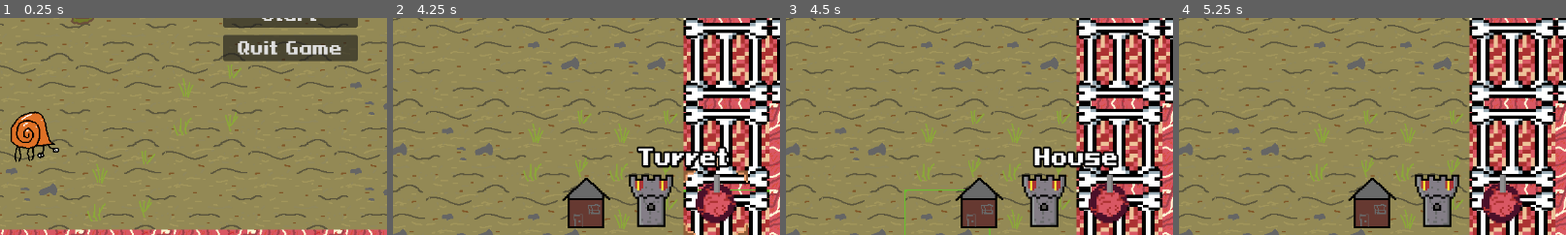
Above: before the commit, frames 1-4 (left to right).
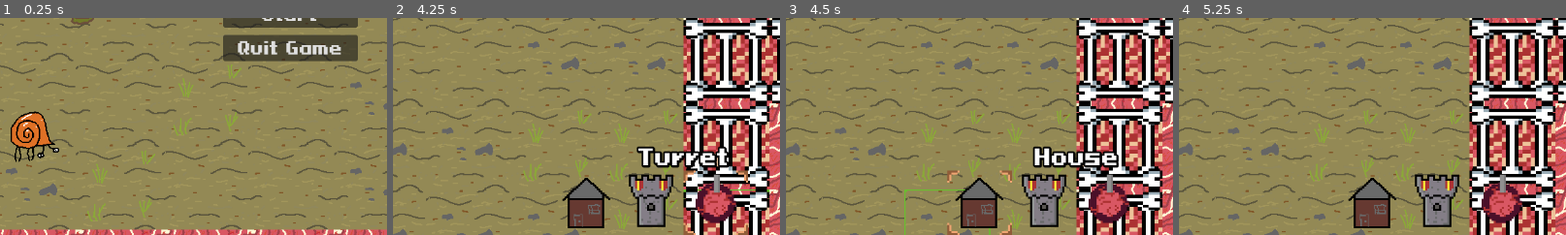
Above: after the commit, the same moments.

Repository: PhilipSBeck/Ludum-Dare-56
Game: Godot game, scene res://Levels/TitleScreen.tscn
Two runs of this game, one before a commit and one after it. Both use one fixed random seed, a clock stepped at 60 frames per second and the inputs below. Sound files missing from this copy of the repository are replaced by a short silence.
Inputs (mouse positions are % of the whole screen's width and height, from its top left):
- Up to frame 1 (0.25 s): no input
- Up to frame 2 (4.25 s): click "Start" at 0.5 s; click (96, 93) at 1.25 s; click (96, 93) at 2 s; click (46, 93) at 2.75 s; click (54, 93) at 3.5 s
- Up to frame 3 (4.5 s): click (38, 93) at 4.25 s
- Up to frame 4 (5.25 s): click (82, 93) at 5 s
The pictures show only the part of the screen within x 13-62%, y 50-100%; the shares and areas given below are measured in that part.

Frames 1-2 are identical in both runs. In frame 3, 0.4% of the frame differs, in the area x 41-59%, y 70-100%; in frame 4, nothing differs.

Commit message:
Selector

Diff:
--- a/HUD/mainHUD.tscn
+++ b/HUD/mainHUD.tscn
@@ -169,7 +169,7 @@
 layout_mode = 0
 offset_right = 96.0
 offset_bottom = 96.0
-texture = ExtResource("9_kpy8x")
+texture = ExtResource("7_3oheq")
 
 [node name="SelectedIcon" type="Label" parent="Hotbar"]
 layout_mode = 1
